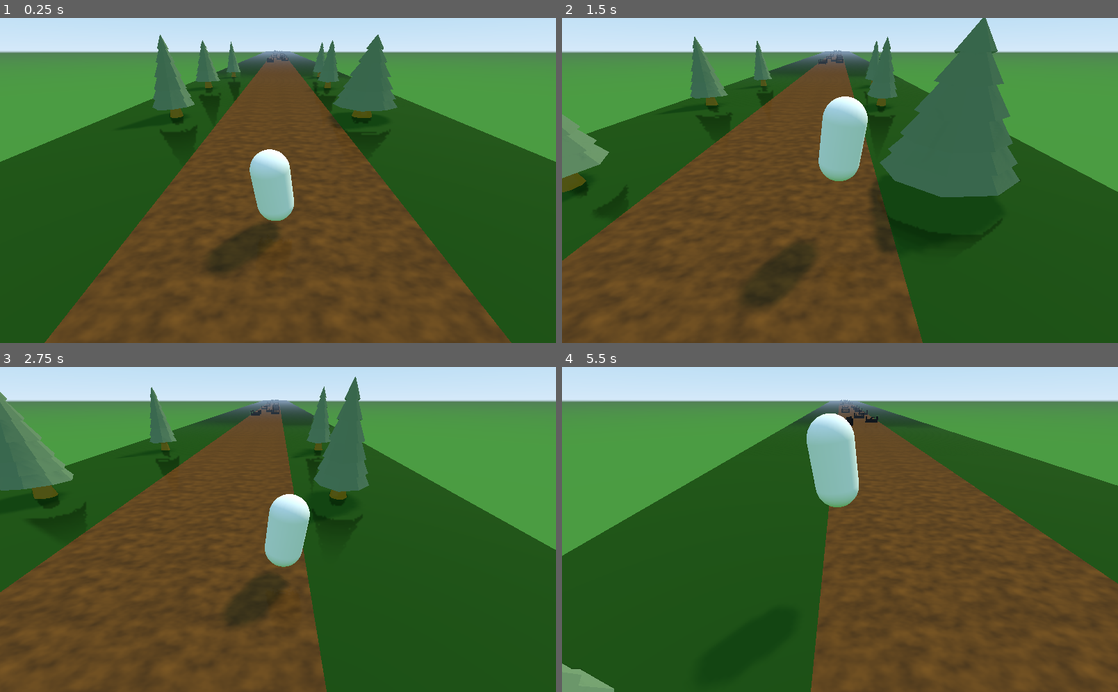
Above: before the commit, frames 1-4 (two rows, left to right).
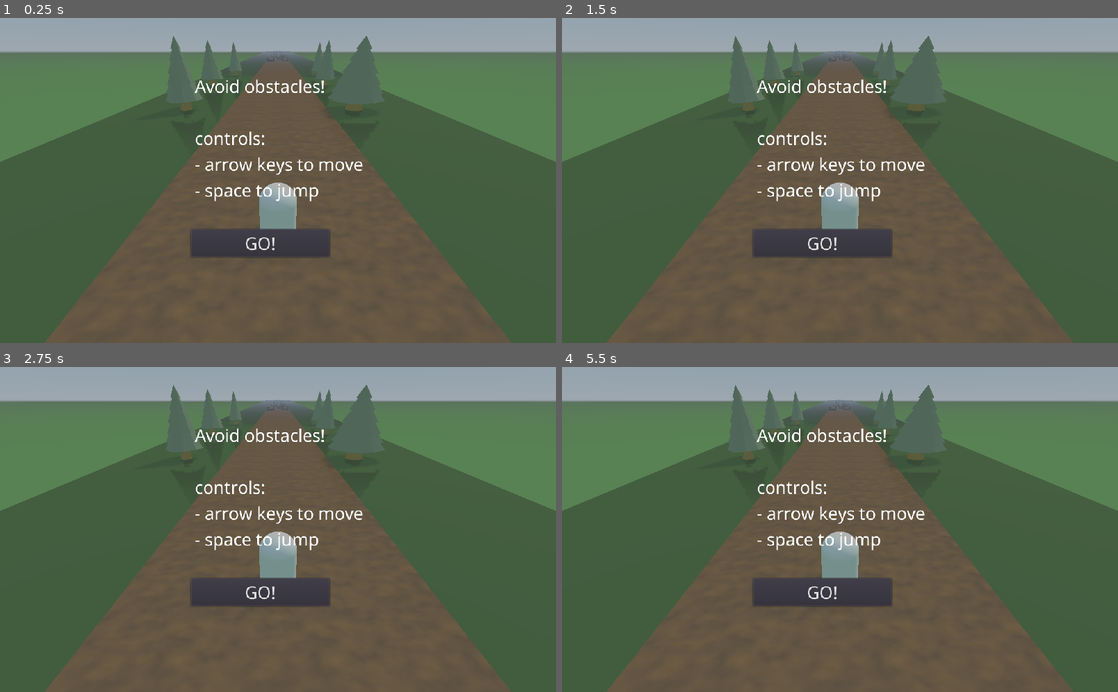
Above: after the commit, the same moments.

Repository: TaaviKodari/2022SyksyKe1830_GodotRunner
Game: Godot game, scene res://Main.tscn
The game is run twice, just before and just after one commit, with the same random seed, the same clock (stepped at 60 frames per second) and the same inputs.
Inputs:
- Up to frame 1 (0.25 s): no input
- Up to frame 2 (1.5 s): hold D (move_right) 0.53-1.28 s; tap Space (jump) at 0.6, 0.77, 1.07, 1.35 s; hold A (move_left) from 1.28 s (still down)
- Up to frame 3 (2.75 s): tap Space (jump) at 1.52, 1.82, 2.1 s; release A (move_left) at 2.03 s; hold D (move_right) from 2.03 s (still down)
- Up to frame 4 (5.5 s): tap Space (jump) at 2.85, 3.02, 3.32, 3.6, 3.77, 4.07, 4.35, 4.52, 4.82, 5.1 s; release D (move_right) at 3.53 s; hold A (move_left) from 3.53 s (still down)

The runs differ from the first frame. In frame 1, 94% of the frame differs, in the area x 0-100%, y 0-100%; in frame 2, 91%; in frame 3, 93%; in frame 4, 96%.

Commit message:
start screen

Diff:
--- a/Main.gd
+++ b/Main.gd
@@ -15,6 +15,7 @@
 onready var camera_pivot = $CameraPivot
 # Called when the node enters the scene tree for the first time.
 func _ready():
+	get_tree().paused = true
 	player.setup_jump(jump_length, jump_height, run_speed)
 	randomize()
 
@@ -44,3 +45,7 @@
 	var road_scene = road_scenes[randi() % road_scenes.size()]
 	var road = road_scene.instance()
 	return road
+
+
+func _on_StartScreen_dismissed():
+	get_tree().paused = false
--- a/Main.tscn
+++ b/Main.tscn
@@ -1,8 +1,9 @@
-[gd_scene load_steps=4 format=2]
+[gd_scene load_steps=5 format=2]
 
 [ext_resource path="res://Player.tscn" type="PackedScene" id=1]
 [ext_resource path="res://RoadStart.tscn" type="PackedScene" id=2]
 [ext_resource path="res://Main.gd" type="Script" id=3]
+[ext_resource path="res://UI/StartScreen.tscn" type="PackedScene" id=4]
 
 [node name="Main" type="Spatial"]
 transform = Transform( 1, 0, 0, 0, 0.999848, -0.0174524, 0, 0.0174524, 0.999848, 0, 0, 0 )
@@ -25,3 +26,9 @@
 [node name="Camera" type="Camera" parent="CameraPivot"]
 transform = Transform( 1, 0, 0, 0, 0.866025, 0.5, 0, -0.5, 0.866025, 0, 5, 5 )
 far = 250.0
+
+[node name="UI" type="CanvasLayer" parent="."]
+
+[node name="StartScreen" parent="UI" instance=ExtResource( 4 )]
+
+[connection signal="dismissed" from="UI/StartScreen" to="." method="_on_StartScreen_dismissed"]
--- a/Player.gd
+++ b/Player.gd
@@ -49,6 +49,6 @@
 	for index in range(get_slide_count()):
 		var collision = get_slide_collision(index)
 		var collision_object = collision.collider as CollisionObject
-		if collision_object.collision_layer & 4:
+		if collision_object.collision_layer & 4 and (collision.get_angle())  > 60:
 			print("Ouch")
 			get_tree().reload_current_scene()
--- /dev/null
+++ b/UI/OverlayScreen.gd
@@ -0,0 +1,7 @@
+extends Control
+
+signal dismissed
+
+func _on_Button_pressed():
+	hide()
+	emit_signal("dismissed")
--- /dev/null
+++ b/UI/OverlayScreen.tscn
@@ -0,0 +1,15 @@
+[gd_scene load_steps=3 format=2]
+
+[ext_resource path="res://UI/ui_theme.tres" type="Theme" id=1]
+[ext_resource path="res://UI/OverlayScreen.gd" type="Script" id=2]
+
+[node name="OverlayScreen" type="Control"]
+anchor_right = 1.0
+anchor_bottom = 1.0
+theme = ExtResource( 1 )
+script = ExtResource( 2 )
+
+[node name="ColorRect" type="ColorRect" parent="."]
+anchor_right = 1.0
+anchor_bottom = 1.0
+color = Color( 0.4, 0.4, 0.4, 0.498039 )
--- /dev/null
+++ b/UI/StartScreen.tscn
@@ -0,0 +1,33 @@
+[gd_scene load_steps=2 format=2]
+
+[ext_resource path="res://UI/OverlayScreen.tscn" type="PackedScene" id=1]
+
+[node name="StartScreen" instance=ExtResource( 1 )]
+
+[node name="Label" type="Label" parent="." index="1"]
+anchor_left = 0.5
+anchor_top = 0.5
+anchor_right = 0.5
+anchor_bottom = 0.5
+margin_left = -153.0
+margin_top = -197.0
+margin_right = 157.0
+margin_bottom = -8.0
+text = "Avoid obstacles!
+
+controls:
+- arrow keys to move
+- space to jump"
+
+[node name="Button" type="Button" parent="." index="2"]
+anchor_left = 0.5
+anchor_top = 0.5
+anchor_right = 0.5
+anchor_bottom = 0.5
+margin_left = -160.0
+margin_top = 90.0
+margin_right = 95.0
+margin_bottom = 141.0
+text = "GO!"
+
+[connection signal="pressed" from="Button" to="." method="_on_Button_pressed"]
--- /dev/null
+++ b/UI/ui_theme.tres
@@ -0,0 +1,10 @@
+[gd_resource type="Theme" load_steps=3 format=2]
+
+[ext_resource path="res://Font/NotoSans-Regular.ttf" type="DynamicFontData" id=1]
+
+[sub_resource type="DynamicFont" id=1]
+size = 32
+font_data = ExtResource( 1 )
+
+[resource]
+default_font = SubResource( 1 )
Binary file added: Font/NotoSans-Regular.ttf
